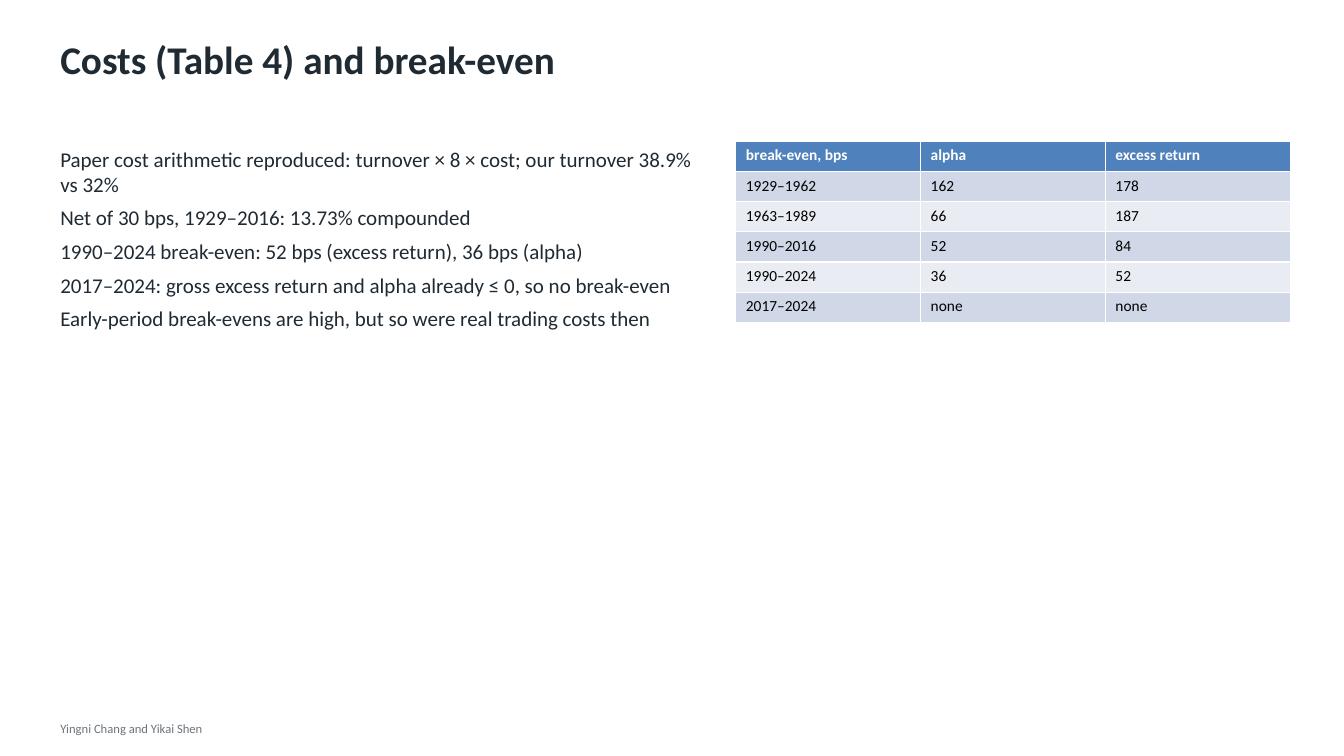
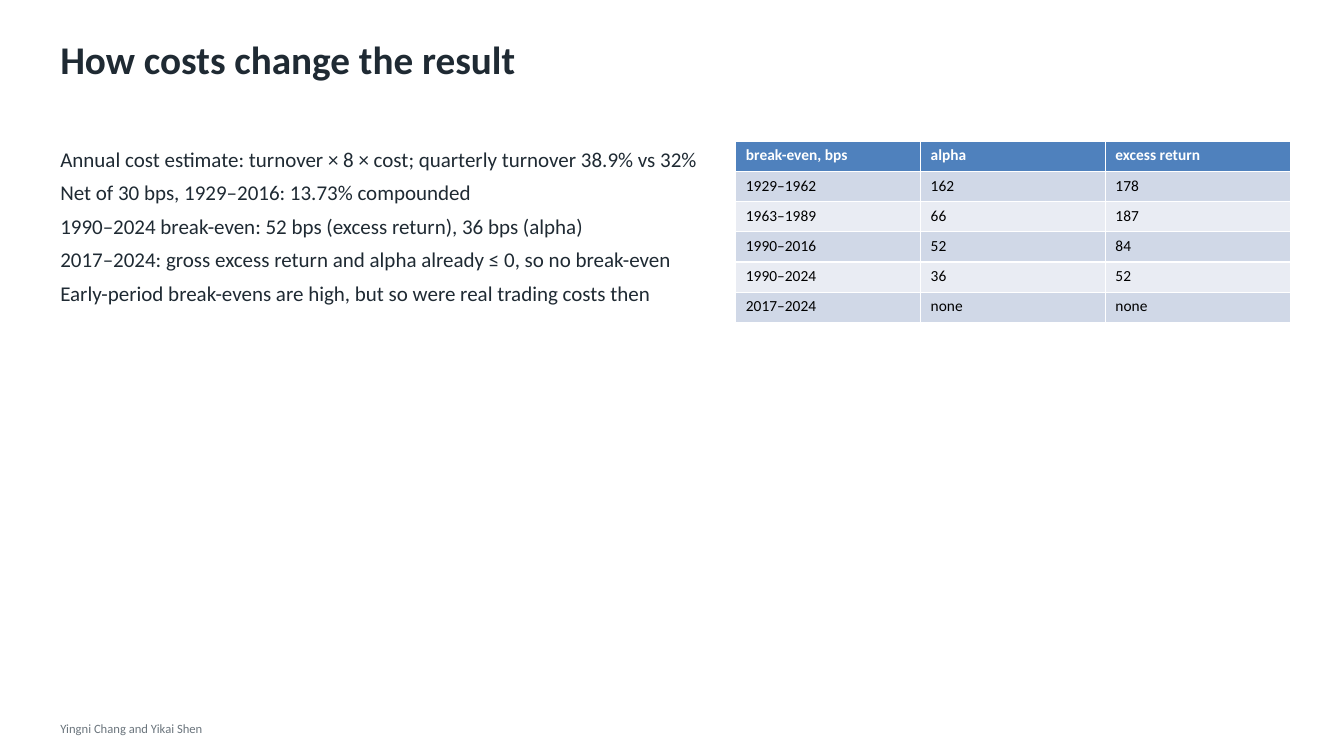
Before and after one commit to yingnichang/MTH9897, a slide deck: slide 8 of Final/presentation/conservative_formula.pptx. Drawn at 1344x756 pixels with LibreOffice and Linux fonts; fonts in the diff are those of the drawing. Boxes give left, top, right and bottom in pixels: in the first picture for what was removed or moved away, otherwise in the second. Text is boxed around its words. In the diff, an @@ line names an element or a change of style, - is before the commit and + after.

```diff
--- a/Final/presentation/conservative_formula.pptx
+++ b/Final/presentation/conservative_formula.pptx
@@ text at bbox=[60, 46, 515, 81]: text changed @@
-Costs (Table 4) and break-even
+How costs change the result
@@ text at bbox=[60, 152, 696, 171]: text changed @@
-Paper cost arithmetic reproduced: turnover × 8 × cost; our turnover 38.9% vs 32%
+Annual cost estimate: turnover × 8 × cost; quarterly turnover 38.9% vs 32%
```
Also in this commit, not shown: 17 other slides changed, 11 other files.
